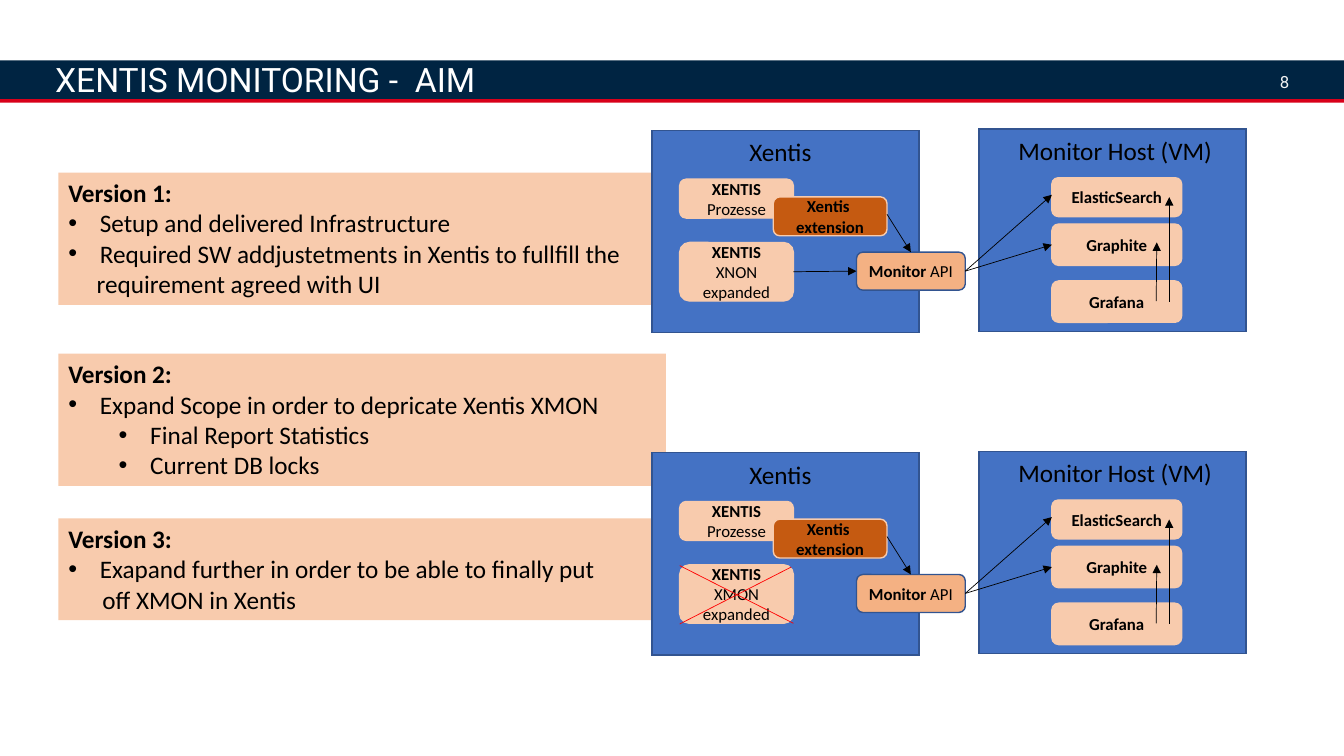
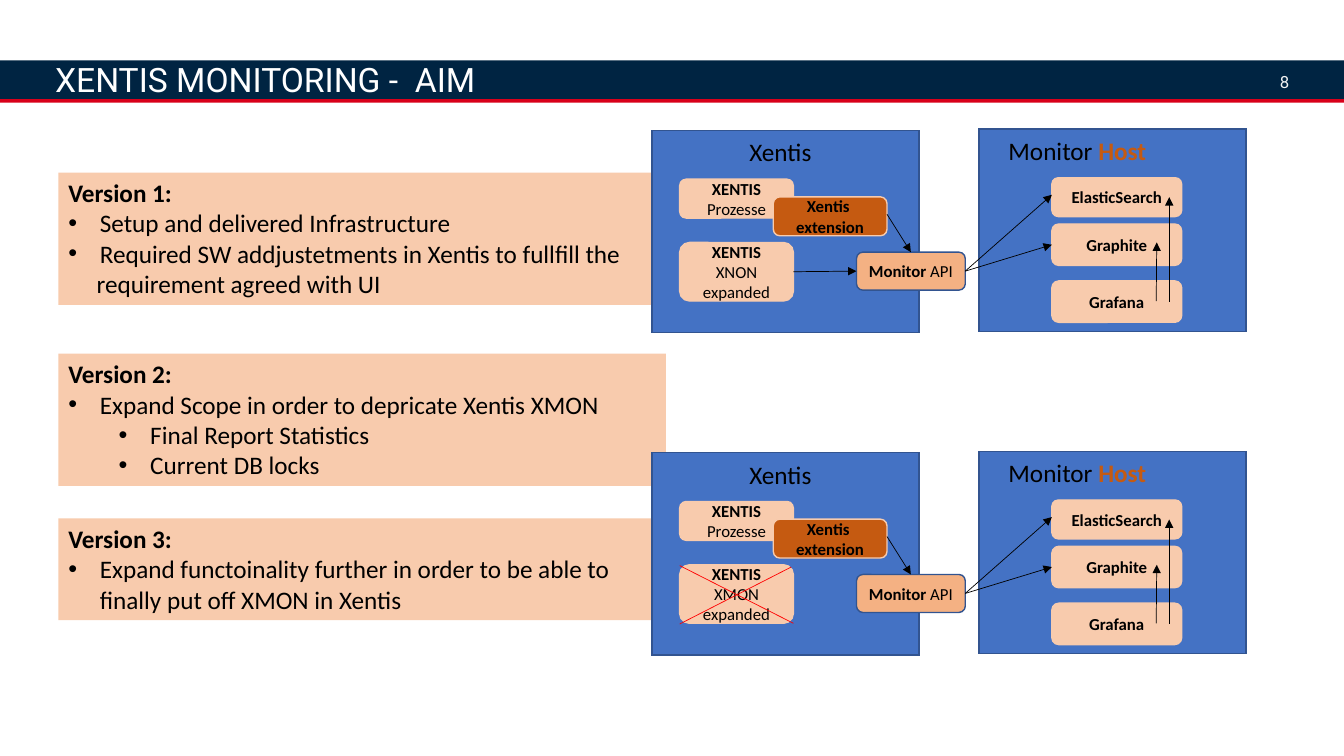
Before and after one commit to gwagner681105/pd_docker, a slide deck: slide 8 of XENTIS-Monitoring.pptx. Drawn at 1344x756 pixels with LibreOffice and Linux fonts; fonts in the diff are those of the drawing; background and template pictures are left out. Boxes give left, top, right and bottom in pixels: in the first picture for what was removed or moved away, otherwise in the second. Text is boxed around its words. In the diff, an @@ line names an element or a change of style, - is before the commit and + after.

```diff
--- a/XENTIS-Monitoring.pptx
+++ b/XENTIS-Monitoring.pptx
@@ text at [1008,142,1146,160]: text changed @@
-Monitor Host (VM)
+Monitor Host
@@ text at [1008,464,1146,482]: text changed @@
-Monitor Host (VM)
+Monitor Host
@@ text in rectangle at [100,560,608,613]: text changed @@
-• Exapand further in order to be able to finally put
-off XMON in Xentis
+• Expand functoinality further in order to be able to finally put off XMON in Xentis
```
Also in this commit, not shown: 8 other slides changed.
